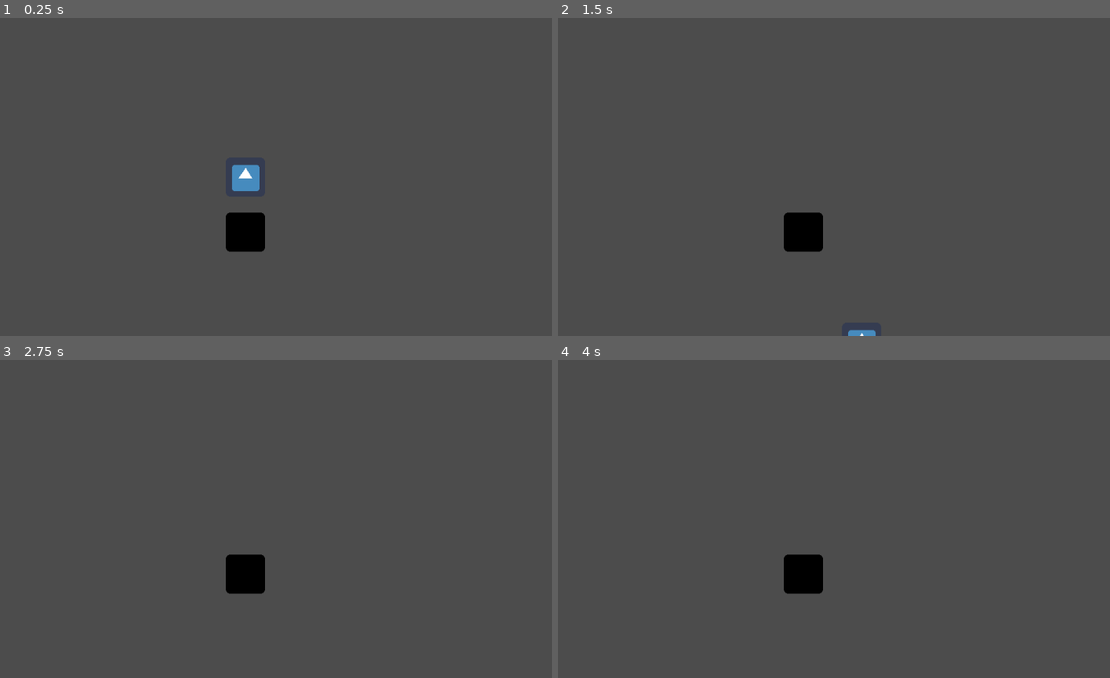
Above: before the commit, frames 1-4 (two rows, left to right).
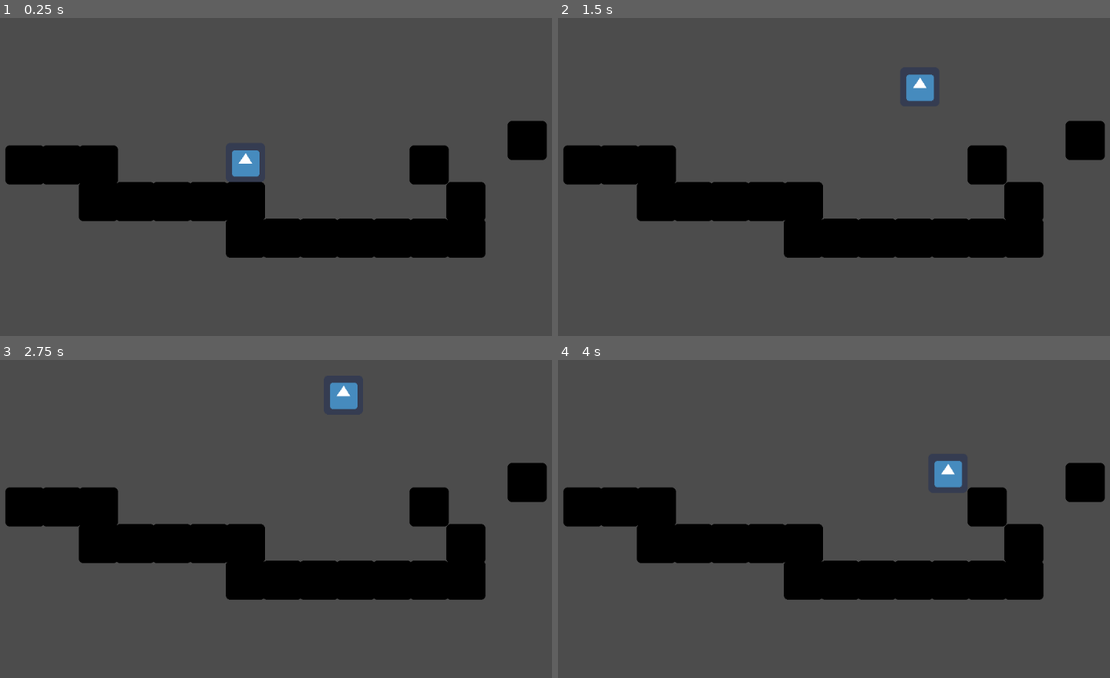
Above: after the commit, the same moments.

Repository: Ruion/godotLearning
Game: Godot game, scene res://miniplatformgame.tscn
The game is run twice, just before and just after one commit, with the same random seed, the same clock (stepped at 60 frames per second) and the same inputs. The engine's default icon, where the game draws it, is replaced by a stand-in: a white triangle on a blue panel in a dark square.
Inputs:
- Up to frame 1 (0.25 s): no input
- Up to frame 2 (1.5 s): hold Right (ui_right) from 0.53 s (still down); tap Up (ui_up) at 0.6, 0.77, 1.07, 1.35 s
- Up to frame 3 (2.75 s): tap Up (ui_up) at 1.52, 1.82, 2.1 s; release Right (ui_right) at 2.03 s; hold Left (ui_left) from 2.03 s (still down)
- Up to frame 4 (4 s): release Left (ui_left) at 2.78 s; hold Right (ui_right) from 2.78 s (still down); tap Up (ui_up) at 2.85, 3.02, 3.32, 3.6, 3.77 s

The runs differ from the first frame. In frame 1, 15% of the frame differs, in the area x 0-100%, y 32-76%; in frame 2, 15%, in the area x 0-100%, y 17-100%; in frame 3, 15%; in frame 4, 15%.

Commit message:
Added platforms, variables, jump and fall to player

Diff:
--- a/KinematicBody2D.gd
+++ b/KinematicBody2D.gd
@@ -1,18 +1,27 @@
 extends KinematicBody2D
 
+export var speed = 150
+export var jumpheight = -350
+export var gravity = 10
+
+const UP = Vector2(0, -1);
 var motion = Vector2();
 
 func _physics_process(delta):
 
-	motion.y +=10
+	motion.y += gravity
 
 	if(Input.is_action_pressed("ui_right")):
-		motion.x = 100;
+		motion.x = speed
 	elif(Input.is_action_pressed("ui_left")):
-		motion.x = -100;
+		motion.x = -speed
 	else:
-		motion.x = 0;
+		motion.x = 0
 
-	move_and_slide(motion);
+	if(is_on_floor()):
+		if(Input.is_action_just_pressed("ui_up")):
+			motion.y = jumpheight
+
+	motion = move_and_slide(motion, UP);
 
 	pass
--- a/miniplatformgame.tscn
+++ b/miniplatformgame.tscn
@@ -3,10 +3,10 @@
 [ext_resource path="res://KinematicBody2D.gd" type="Script" id=1]
 [ext_resource path="res://icon.png" type="Texture" id=2]
 
+[sub_resource type="RectangleShape2D" id=1]
+extents = Vector2( 32, 32 )
+
 [sub_resource type="RectangleShape2D" id=2]
-extents = Vector2( 32, 32 )
-
-[sub_resource type="RectangleShape2D" id=1]
 extents = Vector2( 32, 32 )
 
 [node name="World2D" type="Node2D"]
@@ -17,25 +17,285 @@
 __meta__ = {
 "_edit_group_": true
 }
+speed = 200
+jumpheight = -400
 
 [node name="Sprite" type="Sprite" parent="Player"]
 texture = ExtResource( 2 )
 
 [node name="CollisionShape2D" type="CollisionShape2D" parent="Player"]
 visible = false
-shape = SubResource( 2 )
-
-[node name="Wall" type="StaticBody2D" parent="."]
-editor/display_folded = true
-position = Vector2( 480, 430 )
-__meta__ = {
-"_edit_group_": true
-}
-
-[node name="Sprite" type="Sprite" parent="Wall"]
-modulate = Color( 0, 0, 0, 1 )
-texture = ExtResource( 2 )
-
-[node name="CollisionShape2D" type="CollisionShape2D" parent="Wall"]
-visible = false
 shape = SubResource( 1 )
+
+[node name="Walls" type="Node" parent="."]
+editor/display_folded = true
+
+[node name="Wall" type="StaticBody2D" parent="Walls"]
+editor/display_folded = true
+position = Vector2( 480, 380 )
+__meta__ = {
+"_edit_group_": true
+}
+
+[node name="Sprite" type="Sprite" parent="Walls/Wall"]
+modulate = Color( 0, 0, 0, 1 )
+texture = ExtResource( 2 )
+
+[node name="CollisionShape2D" type="CollisionShape2D" parent="Walls/Wall"]
+visible = false
+shape = SubResource( 2 )
+
+[node name="Wall2" type="StaticBody2D" parent="Walls"]
+editor/display_folded = true
+position = Vector2( 420, 380 )
+__meta__ = {
+"_edit_group_": true
+}
+
+[node name="Sprite" type="Sprite" parent="Walls/Wall2"]
+modulate = Color( 0, 0, 0, 1 )
+texture = ExtResource( 2 )
+
+[node name="CollisionShape2D" type="CollisionShape2D" parent="Walls/Wall2"]
+visible = false
+shape = SubResource( 2 )
+
+[node name="Wall3" type="StaticBody2D" parent="Walls"]
+editor/display_folded = true
+position = Vector2( 360, 380 )
+__meta__ = {
+"_edit_group_": true
+}
+
+[node name="Sprite" type="Sprite" parent="Walls/Wall3"]
+modulate = Color( 0, 0, 0, 1 )
+texture = ExtResource( 2 )
+
+[node name="CollisionShape2D" type="CollisionShape2D" parent="Walls/Wall3"]
+visible = false
+shape = SubResource( 2 )
+
+[node name="Wall4" type="StaticBody2D" parent="Walls"]
+editor/display_folded = true
+position = Vector2( 300, 380 )
+__meta__ = {
+"_edit_group_": true
+}
+
+[node name="Sprite" type="Sprite" parent="Walls/Wall4"]
+modulate = Color( 0, 0, 0, 1 )
+texture = ExtResource( 2 )
+
+[node name="CollisionShape2D" type="CollisionShape2D" parent="Walls/Wall4"]
+visible = false
+shape = SubResource( 2 )
+
+[node name="Wall5" type="StaticBody2D" parent="Walls"]
+editor/display_folded = true
+position = Vector2( 240, 380 )
+__meta__ = {
+"_edit_group_": true
+}
+
+[node name="Sprite" type="Sprite" parent="Walls/Wall5"]
+modulate = Color( 0, 0, 0, 1 )
+texture = ExtResource( 2 )
+
+[node name="CollisionShape2D" type="CollisionShape2D" parent="Walls/Wall5"]
+visible = false
+shape = SubResource( 2 )
+
+[node name="Wall6" type="StaticBody2D" parent="Walls"]
+editor/display_folded = true
+position = Vector2( 240, 320 )
+__meta__ = {
+"_edit_group_": true
+}
+
+[node name="Sprite" type="Sprite" parent="Walls/Wall6"]
+modulate = Color( 0, 0, 0, 1 )
+texture = ExtResource( 2 )
+
+[node name="CollisionShape2D" type="CollisionShape2D" parent="Walls/Wall6"]
+visible = false
+shape = SubResource( 2 )
+
+[node name="Wall7" type="StaticBody2D" parent="Walls"]
+editor/display_folded = true
+position = Vector2( 180, 320 )
+__meta__ = {
+"_edit_group_": true
+}
+
+[node name="Sprite" type="Sprite" parent="Walls/Wall7"]
+modulate = Color( 0, 0, 0, 1 )
+texture = ExtResource( 2 )
+
+[node name="CollisionShape2D" type="CollisionShape2D" parent="Walls/Wall7"]
+visible = false
+shape = SubResource( 2 )
+
+[node name="Wall8" type="StaticBody2D" parent="Walls"]
+editor/display_folded = true
+position = Vector2( 120, 320 )
+__meta__ = {
+"_edit_group_": true
+}
+
+[node name="Sprite" type="Sprite" parent="Walls/Wall8"]
+modulate = Color( 0, 0, 0, 1 )
+texture = ExtResource( 2 )
+
+[node name="CollisionShape2D" type="CollisionShape2D" parent="Walls/Wall8"]
+visible = false
+shape = SubResource( 2 )
+
+[node name="Wall9" type="StaticBody2D" parent="Walls"]
+editor/display_folded = true
+position = Vector2( 480, 440 )
+__meta__ = {
+"_edit_group_": true
+}
+
+[node name="Sprite" type="Sprite" parent="Walls/Wall9"]
+modulate = Color( 0, 0, 0, 1 )
+texture = ExtResource( 2 )
+
+[node name="CollisionShape2D" type="CollisionShape2D" parent="Walls/Wall9"]
+visible = false
+shape = SubResource( 2 )
+
+[node name="Wall10" type="StaticBody2D" parent="Walls"]
+editor/display_folded = true
+position = Vector2( 540, 440 )
+__meta__ = {
+"_edit_group_": true
+}
+
+[node name="Sprite" type="Sprite" parent="Walls/Wall10"]
+modulate = Color( 0, 0, 0, 1 )
+texture = ExtResource( 2 )
+
+[node name="CollisionShape2D" type="CollisionShape2D" parent="Walls/Wall10"]
+visible = false
+shape = SubResource( 2 )
+
+[node name="Wall11" type="StaticBody2D" parent="Walls"]
+editor/display_folded = true
+position = Vector2( 600, 440 )
+__meta__ = {
+"_edit_group_": true
+}
+
+[node name="Sprite" type="Sprite" parent="Walls/Wall11"]
+modulate = Color( 0, 0, 0, 1 )
+texture = ExtResource( 2 )
+
+[node name="CollisionShape2D" type="CollisionShape2D" parent="Walls/Wall11"]
+visible = false
+shape = SubResource( 2 )
+
+[node name="Wall12" type="StaticBody2D" parent="Walls"]
+editor/display_folded = true
+position = Vector2( 660, 440 )
+__meta__ = {
+"_edit_group_": true
+}
+
+[node name="Sprite" type="Sprite" parent="Walls/Wall12"]
+modulate = Color( 0, 0, 0, 1 )
+texture = ExtResource( 2 )
+
+[node name="CollisionShape2D" type="CollisionShape2D" parent="Walls/Wall12"]
+visible = false
+shape = SubResource( 2 )
+
+[node name="Wall13" type="StaticBody2D" parent="Walls"]
+editor/display_folded = true
+position = Vector2( 720, 440 )
+__meta__ = {
+"_edit_group_": true
+}
+
+[node name="Sprite" type="Sprite" parent="Walls/Wall13"]
+modulate = Color( 0, 0, 0, 1 )
+texture = ExtResource( 2 )
+
+[node name="CollisionShape2D" type="CollisionShape2D" parent="Walls/Wall13"]
+visible = false
+shape = SubResource( 2 )
+
+[node name="Wall14" type="StaticBody2D" parent="Walls"]
+editor/display_folded = true
+position = Vector2( 780, 440 )
+__meta__ = {
+"_edit_group_": true
+}
+
+[node name="Sprite" type="Sprite" parent="Walls/Wall14"]
+modulate = Color( 0, 0, 0, 1 )
+texture = ExtResource( 2 )
+
+[node name="CollisionShape2D" type="CollisionShape2D" parent="Walls/Wall14"]
+visible = false
+shape = SubResource( 2 )
+
+[node name="Wall15" type="StaticBody2D" parent="Walls"]
+editor/display_folded = true
+position = Vector2( 840, 440 )
+__meta__ = {
+"_edit_group_": true
+}
+
+[node name="Sprite" type="Sprite" parent="Walls/Wall15"]
+modulate = Color( 0, 0, 0, 1 )
+texture = ExtResource( 2 )
+
+[node name="CollisionShape2D" type="CollisionShape2D" parent="Walls/Wall15"]
+visible = false
+shape = SubResource( 2 )
+
+[node name="Wall16" type="StaticBody2D" parent="Walls"]
+editor/display_folded = true
+position = Vector2( 840, 380 )
+__meta__ = {
+"_edit_group_": true
+}
+
+[node name="Sprite" type="Sprite" parent="Walls/Wall16"]
+modulate = Color( 0, 0, 0, 1 )
+texture = ExtResource( 2 )
+
+[node name="CollisionShape2D" type="CollisionShape2D" parent="Walls/Wall16"]
+visible = false
+shape = SubResource( 2 )
+
+[node name="Wall17" type="StaticBody2D" parent="Walls"]
+editor/display_folded = true
+position = Vector2( 940, 280 )
+__meta__ = {
+"_edit_group_": true
+}
+
+[node name="Sprite" type="Sprite" parent="Walls/Wall17"]
+modulate = Color( 0, 0, 0, 1 )
+texture = ExtResource( 2 )
+
+[node name="CollisionShape2D" type="CollisionShape2D" parent="Walls/Wall17"]
+visible = false
+shape = SubResource( 2 )
+
+[node name="Wall18" type="StaticBody2D" parent="Walls"]
+editor/display_folded = true
+position = Vector2( 780, 320 )
+__meta__ = {
+"_edit_group_": true
+}
+
+[node name="Sprite" type="Sprite" parent="Walls/Wall18"]
+modulate = Color( 0, 0, 0, 1 )
+texture = ExtResource( 2 )
+
+[node name="CollisionShape2D" type="CollisionShape2D" parent="Walls/Wall18"]
+visible = false
+shape = SubResource( 2 )
